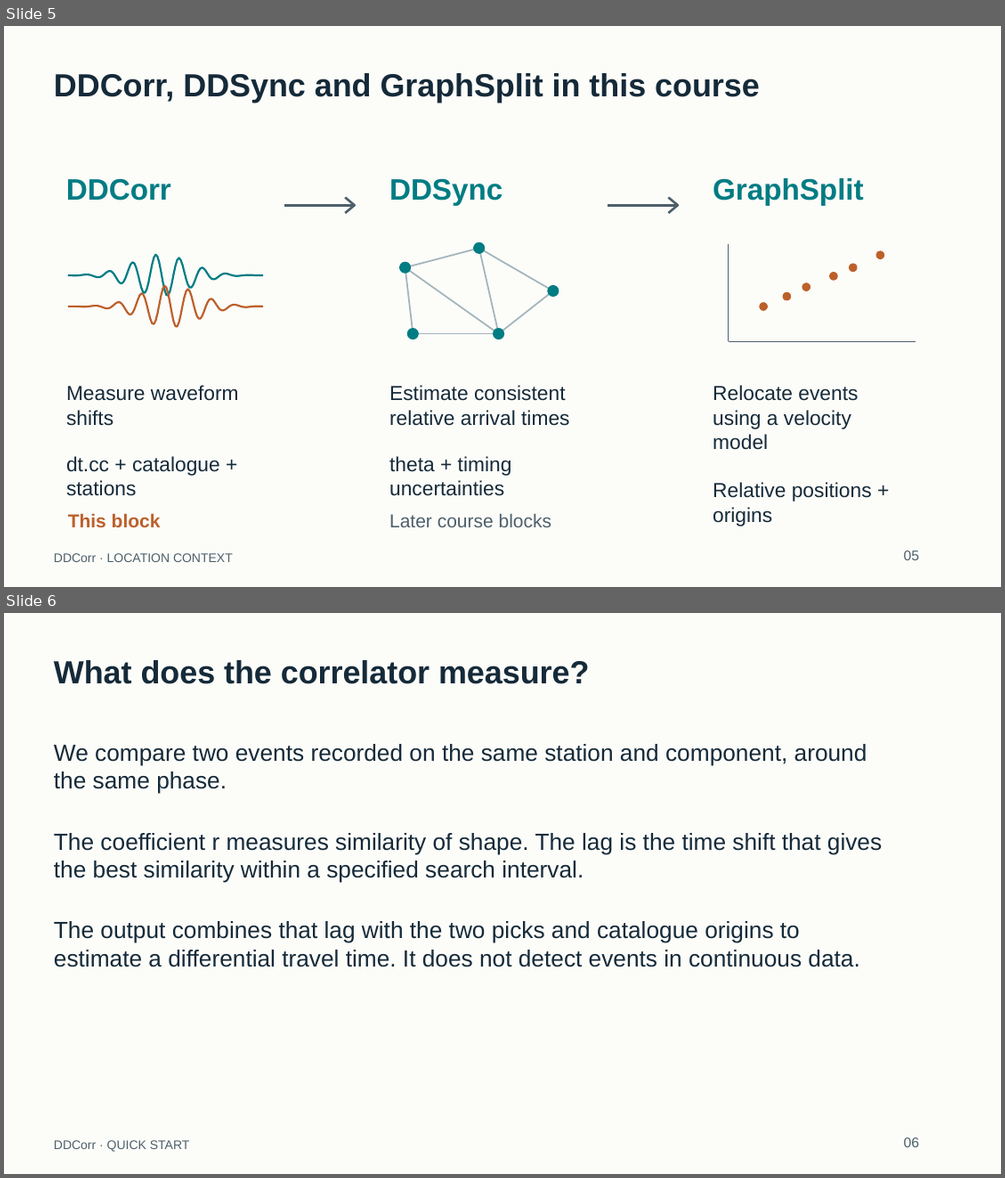
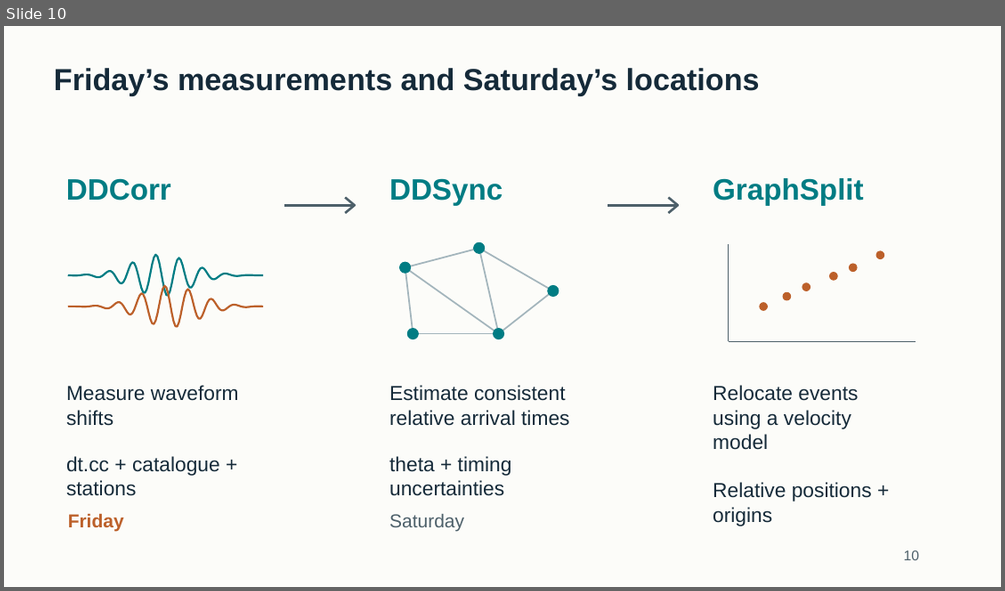
Before and after one commit to eliasrh/DDCorr.jl, a slide deck: teaching/DDCorr_minicourse.pptx. Shown one above the other, each under a label of ours: slides 5 and 6 before the commit, slide 10 after it. The pictures are 1005x1178 and 1005x591 pixels, drawn with LibreOffice and Linux fonts; fonts in the diff are those of the drawing. Boxes give left, top, right and bottom in pixels: in the first picture for what was removed or moved away, otherwise in the second. Text is boxed around its words. In the diff, an @@ line names an element or a change of style, - is before the commit and + after.

Commit message:
Teach differential times and relocation with the 100-event Iceland workshop
Add the correlation lecture, a shorter archive practical, and instructions for carrying one catalogue into DDSync and GraphSplit. Read advanced settings directly, preserve measured SAC magnitudes, and check waveform workloads before processing or cache reuse.

```diff
--- a/teaching/DDCorr_minicourse.pptx
+++ b/teaching/DDCorr_minicourse.pptx
@@ slide 6 removed at (4, 613, 1001, 1174), background #FCFCF9 @@
@@ text removed at (54, 660, 589, 684) @@
-What does the correlator measure?
@@ text removed at (54, 744, 867, 794) @@
-We compare two events recorded on the same station and component, around
-the same phase.
@@ text removed at (54, 833, 882, 883) @@
-The coefficient r measures similarity of shape. The lag is the time shift that gives
-the best similarity within a specified search interval.
@@ text removed at (54, 921, 859, 967) @@
-The output combines that lag with the two picks and catalogue origins to
-estimate a differential travel time. It does not detect events in continuous data.
@@ text removed at (54, 1140, 190, 1151) @@
-DDCorr · QUICK START
@@ text removed at (904, 1137, 919, 1147) @@
-06
@@ what was slide 5 is now slide 10 @@
@@ slide 10 changed as well @@
@@ text removed at (54, 73, 760, 103) @@
-DDCorr, DDSync and GraphSplit in this course
@@ text added at (54, 68, 760, 96), 29.2 pt, text #152A39, bold @@
+Friday’s measurements and Saturday’s locations
@@ text at (68, 513, 124, 531): text changed @@
-This block
+Friday
@@ text at (389, 514, 464, 531): text changed @@
-Later course blocks
+Saturday
@@ text removed at (54, 553, 233, 562) @@
-DDCorr · LOCATION CONTEXT
@@ text at (904, 550, 919, 560): text changed @@
-05
+10
```
Also in this commit, not shown: 2 other slides changed, 43 slides added, 96 other slides removed, 43 other files.
